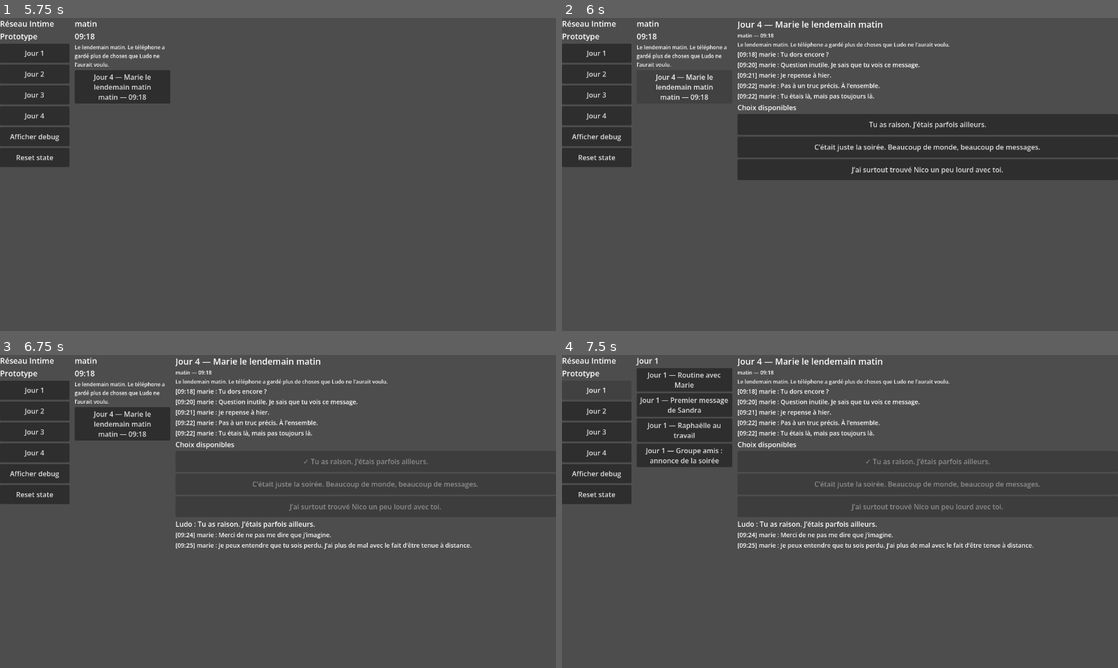
Above: before the commit, frames 1-4 (two rows, left to right).
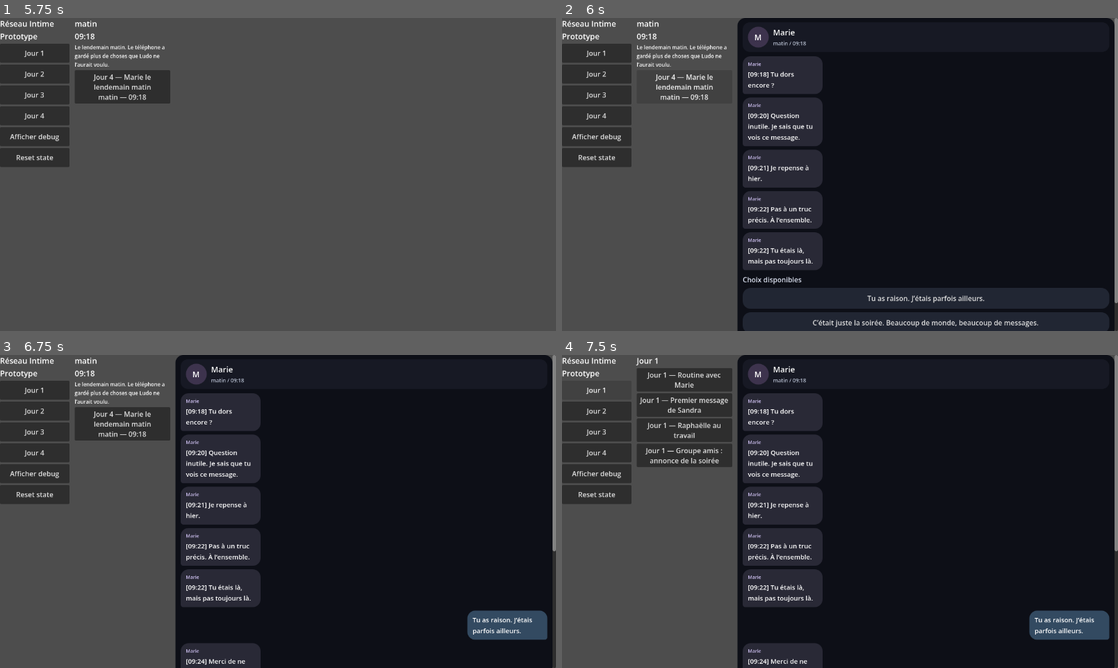
Above: after the commit, the same moments.

Repository: ludowww/reseau-intime
Game: Godot game, scene res://scenes/Main.tscn
Two runs of this game, one before a commit and one after it. Both use one fixed random seed, a clock stepped at 60 frames per second and the inputs below.
Inputs:
- Up to frame 1 (5.75 s): click "Jour 1" at 0.5 s; click "Jour 2" at 1.25 s; click "Jour 3" at 2 s; click "Jour 4" at 2.75 s; click "Afficher debug" at 3.5 s; click "Masquer debug" at 4.25 s; click "matin — 09:18" at 5 s
- Up to frame 2 (6 s): click "Jour 4 — Marie le lendemain m…" at 5.75 s
- Up to frame 3 (6.75 s): click "Tu as raison. J’étais parfois…" at 6.5 s
- Up to frame 4 (7.5 s): click "Jour 1" at 7.25 s

Frame 1 is identical in both runs. In frame 2, 66% of the frame differs, in the area x 31-100%, y 0-100%; in frame 3, 66%; in frame 4, 66%.

Commit message:
Prototype mobile chat bubbles UI

Diff:
--- a/game/scripts/ui/ConversationView.gd
+++ b/game/scripts/ui/ConversationView.gd
@@ -2,12 +2,22 @@
 
 signal choice_selected(choice: Dictionary)
 signal segment_changed(day_value, conversation_id: String, segment_id: String)
+
+const BACKGROUND_COLOR := Color(0.05, 0.06, 0.09)
+const HEADER_COLOR := Color(0.09, 0.10, 0.14)
+const INCOMING_BUBBLE_COLOR := Color(0.16, 0.16, 0.21)
+const LUDO_BUBBLE_COLOR := Color(0.20, 0.29, 0.38)
+const CHOICE_COLOR := Color(0.13, 0.15, 0.20)
+const PLACEHOLDER_COLOR := Color(0.12, 0.10, 0.15)
 
 var choice_buttons: Array[Button] = []
 var choice_was_applied := false
 var current_conversation: Dictionary = {}
 var current_segment_index := 0
 var continue_button: Button
+var message_thread: VBoxContainer
+var choice_area: VBoxContainer
+var chat_shell: VBoxContainer
 
 func show_conversation(conversation: Dictionary) -> void:
 	_clear()
@@ -16,22 +26,88 @@
 	continue_button = null
 	custom_minimum_size = Vector2(600, 0)
 	size_flags_horizontal = Control.SIZE_EXPAND_FILL
-	_add_label(current_conversation.get("title", current_conversation.get("id", "Conversation")), 20)
-	_add_conversation_meta(current_conversation)
+	_build_chat_shell()
+	_add_chat_header(current_conversation)
 	_render_current_segment()
+
+func _build_chat_shell() -> void:
+	var background := PanelContainer.new()
+	background.add_theme_stylebox_override("panel", _panel_style(BACKGROUND_COLOR, 18))
+	background.custom_minimum_size = Vector2(600, 680)
+	background.size_flags_horizontal = Control.SIZE_EXPAND_FILL
+	background.size_flags_vertical = Control.SIZE_EXPAND_FILL
+	add_child(background)
+
+	chat_shell = VBoxContainer.new()
+	chat_shell.add_theme_constant_override("separation", 10)
+	chat_shell.size_flags_horizontal = Control.SIZE_EXPAND_FILL
+	chat_shell.size_flags_vertical = Control.SIZE_EXPAND_FILL
+	background.add_child(chat_shell)
+
+	message_thread = VBoxContainer.new()
+	message_thread.add_theme_constant_override("separation", 8)
+	message_thread.size_flags_horizontal = Control.SIZE_EXPAND_FILL
+	message_thread.size_flags_vertical = Control.SIZE_EXPAND_FILL
+	chat_shell.add_child(message_thread)
+
+	choice_area = VBoxContainer.new()
+	choice_area.add_theme_constant_override("separation", 8)
+	choice_area.size_flags_horizontal = Control.SIZE_EXPAND_FILL
+	chat_shell.add_child(choice_area)
+
+func _add_chat_header(conversation: Dictionary) -> void:
+	var header_panel := PanelContainer.new()
+	header_panel.add_theme_stylebox_override("panel", _panel_style(HEADER_COLOR, 16))
+	header_panel.custom_minimum_size = Vector2(0, 68)
+	header_panel.size_flags_horizontal = Control.SIZE_EXPAND_FILL
+	chat_shell.add_child(header_panel)
+	chat_shell.move_child(header_panel, 0)
+
+	var header := HBoxContainer.new()
+	header.add_theme_constant_override("separation", 10)
+	header_panel.add_child(header)
+
+	var avatar_card := PanelContainer.new()
+	avatar_card.custom_minimum_size = Vector2(48, 48)
+	avatar_card.add_theme_stylebox_override("panel", _panel_style(Color(0.24, 0.20, 0.30), 24))
+	header.add_child(avatar_card)
+	var avatar_placeholder := Label.new()
+	avatar_placeholder.text = _avatar_initial(conversation)
+	avatar_placeholder.horizontal_alignment = HORIZONTAL_ALIGNMENT_CENTER
+	avatar_placeholder.vertical_alignment = VERTICAL_ALIGNMENT_CENTER
+	avatar_placeholder.add_theme_font_size_override("font_size", 18)
+	avatar_card.add_child(avatar_placeholder)
+
+	var title_box := VBoxContainer.new()
+	title_box.size_flags_horizontal = Control.SIZE_EXPAND_FILL
+	header.add_child(title_box)
+
+	var name := Label.new()
+	name.text = _conversation_name(conversation)
+	name.autowrap_mode = TextServer.AUTOWRAP_WORD_SMART
+	name.add_theme_font_size_override("font_size", 18)
+	title_box.add_child(name)
+
+	var status := Label.new()
+	status.text = _conversation_status(conversation)
+	status.autowrap_mode = TextServer.AUTOWRAP_WORD_SMART
+	status.add_theme_font_size_override("font_size", 12)
+	status.add_theme_color_override("font_color", Color(0.72, 0.75, 0.82))
+	title_box.add_child(status)
 
 func _render_current_segment() -> void:
 	choice_buttons.clear()
 	choice_was_applied = false
+	_clear_node(choice_area)
 	var data := _current_segment_data()
 	for item in _flatten_content(data):
 		_render_item(item)
 	var choices := _collect_choices(data)
 	if choices.is_empty():
-		_add_label("Aucun choix direct dans cette conversation.")
+		_add_choice_hint("Aucun choix direct dans cette conversation.")
 	else:
 		var is_guided_reply := choices.size() == 1
-		_add_label("Réponse" if is_guided_reply else "Choix disponibles", 16)
+		_add_choice_heading("Réponse" if is_guided_reply else "Choix disponibles")
 		for choice in choices:
 			if is_guided_reply:
 				choice["_guided_reply"] = true
@@ -40,9 +116,12 @@
 			button.autowrap_mode = TextServer.AUTOWRAP_WORD_SMART
 			button.custom_minimum_size = Vector2(0, 48)
 			button.size_flags_horizontal = Control.SIZE_EXPAND_FILL
+			button.add_theme_stylebox_override("normal", _panel_style(CHOICE_COLOR, 18))
+			button.add_theme_stylebox_override("hover", _panel_style(Color(0.18, 0.21, 0.28), 18))
+			button.add_theme_stylebox_override("pressed", _panel_style(Color(0.20, 0.29, 0.38), 18))
 			button.pressed.connect(func(): _select_choice(choice, button))
 			choice_buttons.append(button)
-			add_child(button)
+			choice_area.add_child(button)
 
 func append_choice_result(choice: Dictionary) -> void:
 	_append_ludo_reply(choice)
@@ -58,8 +137,10 @@
 	continue_button.autowrap_mode = TextServer.AUTOWRAP_WORD_SMART
 	continue_button.custom_minimum_size = Vector2(0, 48)
 	continue_button.size_flags_horizontal = Control.SIZE_EXPAND_FILL
+	continue_button.add_theme_stylebox_override("normal", _panel_style(Color(0.18, 0.22, 0.28), 18))
+	continue_button.add_theme_stylebox_override("hover", _panel_style(Color(0.22, 0.28, 0.36), 18))
 	continue_button.pressed.connect(_show_next_segment)
-	add_child(continue_button)
+	choice_area.add_child(continue_button)
 
 func _show_next_segment() -> void:
 	if not _has_next_segment():
@@ -67,7 +148,7 @@
 	if continue_button:
 		continue_button.disabled = true
 	current_segment_index += 1
-	_add_label("—", 12)
+	_add_timeline_separator()
 	segment_changed.emit(current_conversation.get("day", current_conversation.get("chapter", null)), _parent_conversation_id(), _segment_id_for_current_index())
 	_render_current_segment()
 
@@ -91,7 +172,7 @@
 	return "%s__segment_%d" % [_parent_conversation_id(), current_segment_index + 1]
 
 func _append_ludo_reply(choice: Dictionary) -> void:
-	_add_label("Ludo : %s" % choice.get("text", choice.get("id", "")), 16)
+	_render_chat_bubble({"sender": "ludo", "text": choice.get("text", choice.get("id", ""))})
 
 func _is_guided_reply(choice: Dictionary) -> bool:
 	return bool(choice.get("_guided_reply", false))
@@ -149,52 +230,166 @@
 	if item.has("text") or item.has("body") or item.has("content_id") or item.has("reaction"):
 		_render_message(item)
 	elif not item.has("messages") and not item.has("social_items"):
-		_add_label("[debug item] %s" % str(item.get("id", item.keys())), 11)
+		_add_system_note("[debug item] %s" % str(item.get("id", item.keys())))
 
 func _render_message(message: Dictionary) -> void:
-	var line := _format_message_line(message)
-	if line != "":
-		_add_label(line)
+	var text := _format_message_text(message)
+	if text != "":
+		_render_chat_bubble(message)
 	if message.has("content_id"):
-		_add_placeholder(str(message["content_id"]))
-
-func _format_message_line(message: Dictionary) -> String:
-	var sender := str(message.get("sender", message.get("author", message.get("title", "system"))))
+		_add_placeholder_card(str(message["content_id"]), _is_ludo_sender(message))
+
+func _render_chat_bubble(message: Dictionary) -> void:
+	var is_ludo := _is_ludo_sender(message)
+	var row := HBoxContainer.new()
+	row.size_flags_horizontal = Control.SIZE_EXPAND_FILL
+	row.alignment = BoxContainer.ALIGNMENT_END if is_ludo else BoxContainer.ALIGNMENT_BEGIN
+	message_thread.add_child(row)
+
+	var bubble := PanelContainer.new()
+	bubble.custom_minimum_size = Vector2(180, 0)
+	bubble.size_flags_horizontal = Control.SIZE_SHRINK_END if is_ludo else Control.SIZE_SHRINK_BEGIN
+	bubble.add_theme_stylebox_override("panel", _bubble_style(LUDO_BUBBLE_COLOR if is_ludo else INCOMING_BUBBLE_COLOR, is_ludo))
+	row.add_child(bubble)
+
+	var text_box := VBoxContainer.new()
+	text_box.add_theme_constant_override("separation", 4)
+	bubble.add_child(text_box)
+
+	var sender := str(message.get("sender", message.get("author", "")))
+	if sender != "" and not is_ludo:
+		var sender_label := Label.new()
+		sender_label.text = sender.capitalize()
+		sender_label.add_theme_font_size_override("font_size", 11)
+		sender_label.add_theme_color_override("font_color", Color(0.77, 0.72, 0.90))
+		text_box.add_child(sender_label)
+
+	var label := Label.new()
+	label.text = _format_message_text(message)
+	label.autowrap_mode = TextServer.AUTOWRAP_WORD_SMART
+	label.custom_minimum_size = Vector2(160, 0)
+	label.size_flags_horizontal = Control.SIZE_EXPAND_FILL
+	label.add_theme_font_size_override("font_size", 15)
+	text_box.add_child(label)
+
+func _format_message_text(message: Dictionary) -> String:
 	var text := str(message.get("text", message.get("body", message.get("reaction", ""))))
 	if text == "":
 		return ""
 	if message.has("time_label"):
-		return "[%s] %s : %s" % [message["time_label"], sender, text]
-	return "%s : %s" % [sender, text]
-
-func _add_placeholder(content_id: String) -> void:
+		return "[%s] %s" % [message["time_label"], text]
+	return text
+
+func _is_ludo_sender(message: Dictionary) -> bool:
+	var sender := str(message.get("sender", message.get("author", ""))).to_lower()
+	return sender == "ludo" or sender == "player" or sender == "joueur"
+
+func _add_placeholder_card(content_id: String, is_ludo := false) -> void:
 	var item := DataLoader.get_visual_content(content_id)
 	var tags := ", ".join(item.get("tags", [])) if not item.is_empty() else "unknown"
 	var risk := str(item.get("risk_level", "?")) if not item.is_empty() else "?"
-	_add_label("[Image placeholder]\nID: %s\nTags: %s\nRisk: %s" % [content_id, tags, risk], 12)
+	var row := HBoxContainer.new()
+	row.size_flags_horizontal = Control.SIZE_EXPAND_FILL
+	row.alignment = BoxContainer.ALIGNMENT_END if is_ludo else BoxContainer.ALIGNMENT_BEGIN
+	message_thread.add_child(row)
+
+	var card := PanelContainer.new()
+	card.custom_minimum_size = Vector2(300, 120)
+	card.add_theme_stylebox_override("panel", _bubble_style(PLACEHOLDER_COLOR, is_ludo))
+	row.add_child(card)
+
+	var body := VBoxContainer.new()
+	body.add_theme_constant_override("separation", 6)
+	card.add_child(body)
+	_add_label_to(body, "[Image placeholder]", 14)
+	_add_label_to(body, "ID : %s" % content_id, 12)
+	_add_label_to(body, "Tags : %s" % tags, 12)
+	_add_label_to(body, "Risque : %s" % risk, 12)
 	GameState.add_unlocked_content(content_id)
 
-func _add_conversation_meta(data: Dictionary) -> void:
-	var meta: Array[String] = []
-	if str(data.get("moment_label", "")) != "":
-		meta.append(str(data.get("moment_label")))
-	if str(data.get("time_label", "")) != "":
-		meta.append(str(data.get("time_label")))
-	if not meta.is_empty():
-		_add_label(" — ".join(meta), 12)
-	if str(data.get("transition_text", "")) != "":
-		_add_label(str(data.get("transition_text")), 12)
-	if str(data.get("availability_state", "")) != "":
-		_add_label("État : %s" % data.get("availability_state"), 12)
-
-func _add_label(text: String, size: int = 14) -> void:
+func _add_choice_heading(text: String) -> void:
+	var label := Label.new()
+	label.text = text
+	label.autowrap_mode = TextServer.AUTOWRAP_WORD_SMART
+	label.add_theme_font_size_override("font_size", 16)
+	label.add_theme_color_override("font_color", Color(0.86, 0.88, 0.94))
+	choice_area.add_child(label)
+
+func _add_choice_hint(text: String) -> void:
+	var label := Label.new()
+	label.text = text
+	label.autowrap_mode = TextServer.AUTOWRAP_WORD_SMART
+	label.add_theme_font_size_override("font_size", 12)
+	label.add_theme_color_override("font_color", Color(0.65, 0.67, 0.72))
+	choice_area.add_child(label)
+
+func _add_system_note(text: String) -> void:
+	var label := Label.new()
+	label.text = text
+	label.horizontal_alignment = HORIZONTAL_ALIGNMENT_CENTER
+	label.autowrap_mode = TextServer.AUTOWRAP_WORD_SMART
+	label.add_theme_font_size_override("font_size", 11)
+	label.add_theme_color_override("font_color", Color(0.62, 0.64, 0.70))
+	message_thread.add_child(label)
+
+func _add_timeline_separator() -> void:
+	_add_system_note("—")
+
+func _conversation_name(conversation: Dictionary) -> String:
+	var thread = conversation.get("thread", {})
+	if typeof(thread) == TYPE_DICTIONARY and str(thread.get("display_name", "")) != "":
+		return str(thread.get("display_name"))
+	return str(conversation.get("title", conversation.get("id", "Conversation")))
+
+func _conversation_status(conversation: Dictionary) -> String:
+	var parts: Array[String] = []
+	if str(conversation.get("moment_label", "")) != "":
+		parts.append(str(conversation.get("moment_label")))
+	if str(conversation.get("time_label", "")) != "":
+		parts.append(str(conversation.get("time_label")))
+	if parts.is_empty():
+		parts.append("En ligne")
+	return " / ".join(parts)
+
+func _avatar_initial(conversation: Dictionary) -> String:
+	var name := _conversation_name(conversation)
+	if name == "":
+		return "?"
+	return name.substr(0, 1).to_upper()
+
+func _panel_style(color: Color, radius: int) -> StyleBoxFlat:
+	var style := StyleBoxFlat.new()
+	style.bg_color = color
+	style.corner_radius_top_left = radius
+	style.corner_radius_top_right = radius
+	style.corner_radius_bottom_left = radius
+	style.corner_radius_bottom_right = radius
+	style.content_margin_left = 12
+	style.content_margin_right = 12
+	style.content_margin_top = 10
+	style.content_margin_bottom = 10
+	return style
+
+func _bubble_style(color: Color, is_ludo: bool) -> StyleBoxFlat:
+	var style := _panel_style(color, 18)
+	if is_ludo:
+		style.corner_radius_bottom_right = 6
+	else:
+		style.corner_radius_bottom_left = 6
+	return style
+
+func _add_label_to(parent: Node, text: String, size: int = 14) -> void:
 	var label := Label.new()
 	label.text = text
 	label.autowrap_mode = TextServer.AUTOWRAP_WORD_SMART
 	label.add_theme_font_size_override("font_size", size)
 	label.size_flags_horizontal = Control.SIZE_EXPAND_FILL
-	add_child(label)
+	parent.add_child(label)
 
 func _clear() -> void:
 	for child in get_children():
 		child.queue_free()
+
+func _clear_node(parent: Node) -> void:
+	for child in parent.get_children():
+		child.queue_free()
Not shown, changed: tests/test_godot_prototype_static.py
